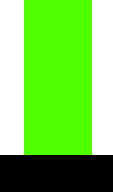
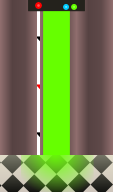
Before/after of a 113x192 layered artwork. What changed in the layer stack:
removed layer "New Layer copy#1" over (x1=0, y1=0, x2=113, y2=192)
removed layer "New Layer copy" over (x1=0, y1=0, x2=113, y2=192)
removed layer "Left wall copy" over (x1=0, y1=0, x2=113, y2=192)
removed layer "Left wall" over (x1=0, y1=0, x2=113, y2=192)
removed layer "Middle Wall" over (x1=0, y1=0, x2=113, y2=192)
removed layer "Background" over (x1=0, y1=0, x2=113, y2=192)
removed layer "New Layer" over (x1=0, y1=0, x2=113, y2=192)
added layer "goallight.png" above "spawnlight.png" over (x1=0, y1=0, x2=113, y2=192)
added layer "spawnlight.png" above "wallright.png" over (x1=0, y1=0, x2=113, y2=192)
added layer "wallright.png" above "wallleft.png" over (x1=0, y1=0, x2=113, y2=192)
added layer "wallleft.png" above "wallcentre.png" over (x1=0, y1=0, x2=113, y2=192)
added layer "wallcentre.png" above "ElevatorWall.png" over (x1=0, y1=0, x2=113, y2=192)
added layer "ElevatorWall.png" above "floor.png" over (x1=0, y1=0, x2=113, y2=192)
added layer "floor.png" over (x1=0, y1=155, x2=113, y2=192)
